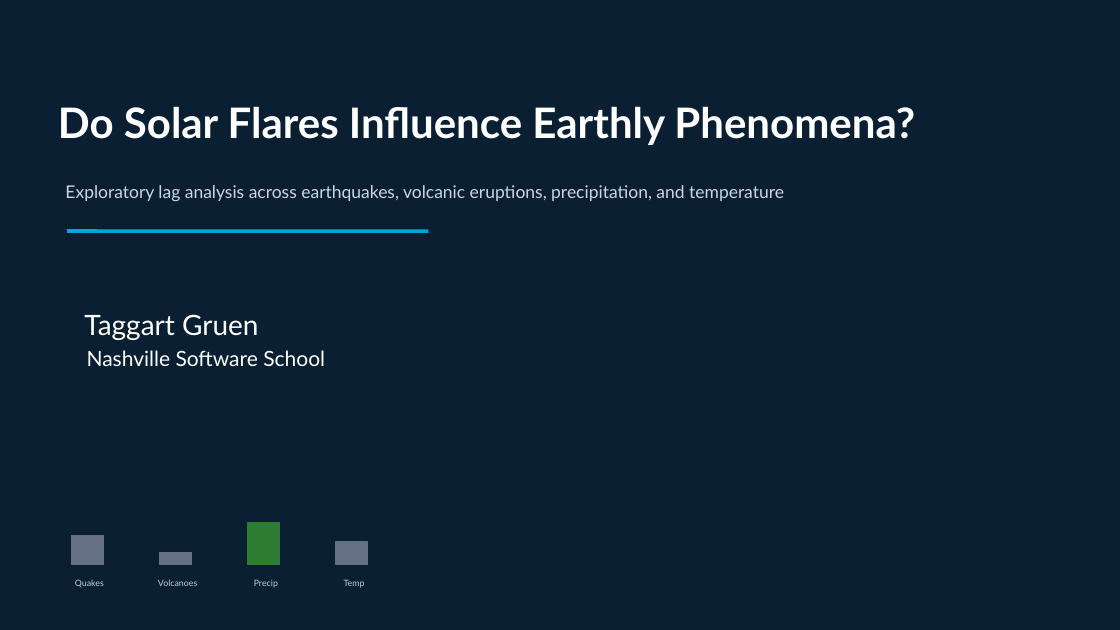
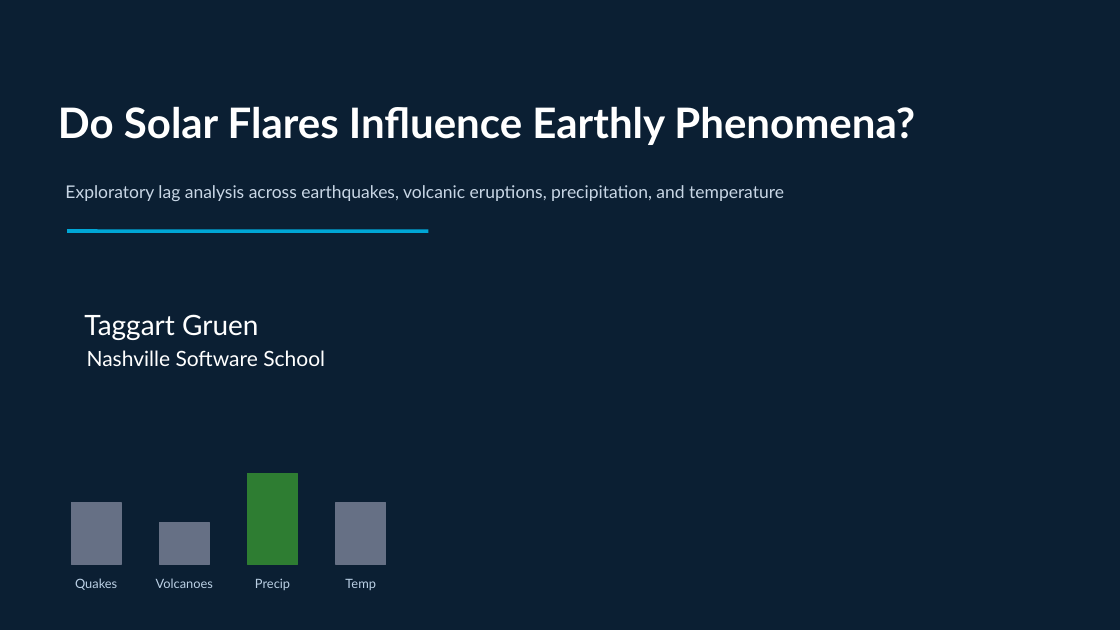
Before and after one commit to TagGruen/NSS-Capstone, a slide deck: slide 1 of Presentation/SolarFlarePhenomena.pptx. Drawn at 1120x630 pixels with LibreOffice and Linux fonts; fonts in the diff are those of the drawing. Boxes give left, top, right and bottom in pixels: in the first picture for what was removed or moved away, otherwise in the second. Text is boxed around its words. In the diff, an @@ line names an element or a change of style, - is before the commit and + after.

```diff
--- a/Presentation/SolarFlarePhenomena.pptx
+++ b/Presentation/SolarFlarePhenomena.pptx
@@ rectangle: place and size @@
-rectangle at (248,523,280,565)
+rectangle at (248,474,297,565)
@@ rectangle: place and size @@
-rectangle at (71,535,103,565)
+rectangle at (71,503,121,565)
@@ rectangle: place and size @@
-rectangle at (336,542,368,565)
+rectangle at (336,503,386,565)
@@ rectangle: place and size @@
-rectangle at (160,553,192,565)
+rectangle at (160,523,209,565)
@@ size 7.5 to 11 pt in 4 elements at (156,578,213,588), (255,578,290,590), (345,579,376,590), (75,578,117,590) @@
```
Also in this commit, not shown: 1 other slide changed, 12 other files.
